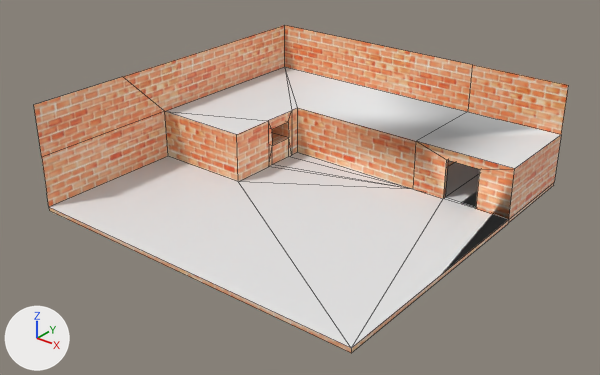
Renders of the FBX model Assets/_TheDevalibar/GA/Assets/Environment/ENV_Bar_Walls.fbx from each side of a commit.
One viewpoint serves both versions: a camera (50 mm lens) standing at (26.7, -33.2, 18.5) and looking at (3.7, -4.5, 0.6). Arrows for +X, +Y and +Z are at lower left; the lights stay in place. The picture after the commit comes second. Mesh edges are drawn as thin lines.
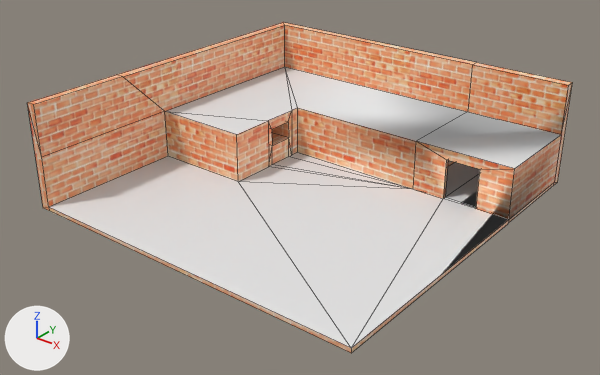
Location of each change, [x1, y1, x2, y2] in pixels of the pictures (600 x 375 px):
'Plane', reshaped: before [34, 25, 569, 353]; after [27, 22, 573, 353]
part 1 of me_plane, built on: before [42, 112, 168, 207]; after [27, 22, 573, 211]

What the commit changed:
me_plane is used by ob_plane; location (0.0, 0.0, 0.0).
me_plane had 55 vertices, 51 faces and spanned x -5.2..12.8, y -12.8..5.2, z -0.2..5.2.
me_plane now has 61 vertices, 61 faces and spans x -5.8..12.8, y -12.8..5.8, z -0.2..5.2.
Part 1, on me_plane:
1 vertex is removed from x -5.2, y -12.8, z 0.8.
1 face is deleted.
7 vertices are added at x -5.8..12.8, y -12.8..5.8, z -0.2..5.2.
11 new faces join them, mat_brick_placeholder (picture img_tx_brick_placeholder_png).
